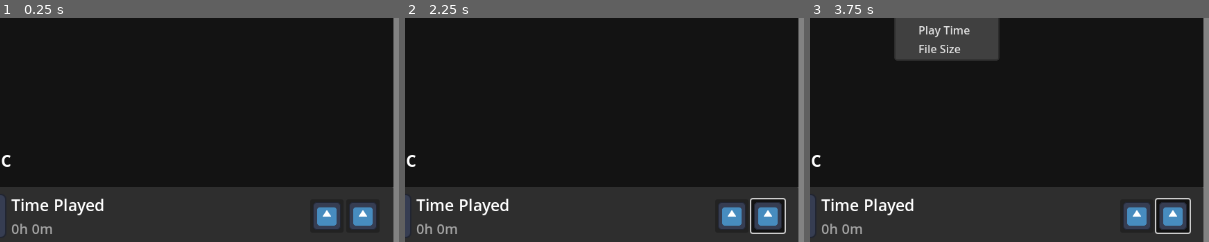
Above: before the commit, frames 1-3 (left to right).
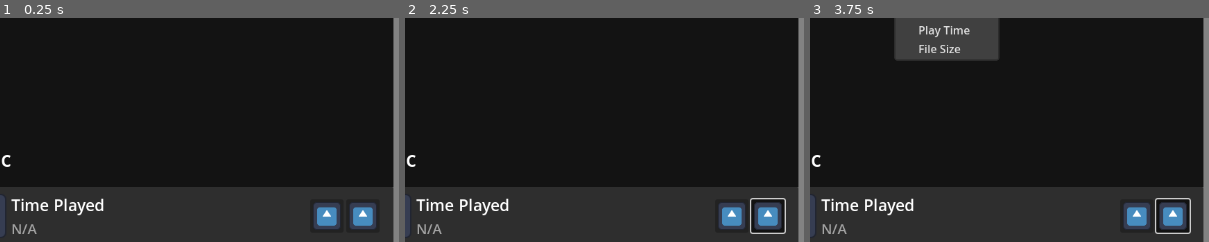
Above: after the commit, the same moments.

Repository: Do0gler/DooglerLauncherV3
Game: Godot game, scene res://scenes/MainScene.tscn
The game is run twice, just before and just after one commit, with the same random seed, the same clock (stepped at 60 frames per second) and the same inputs. The engine's default icon, where the game draws it, is replaced by a stand-in: a white triangle on a blue panel in a dark square.
Inputs (mouse positions are % of the whole screen's width and height, from its top left):
- Up to frame 1 (0.25 s): no input
- Up to frame 2 (2.25 s): click (39, 3) at 0.52 s; type "12" at 0.6 s; click "Install" at 1.25 s; click (95, 59) at 2 s
- Up to frame 3 (3.75 s): click "Doogler Launcher" at 2.75 s; click "Sort" at 3.5 s
The pictures show only the part of the screen within x 50-100%, y 15-65%; the shares and areas given below are measured in that part.

The runs differ from the first frame. In frame 1, 0.3% of the frame differs, in the area x 3-14%, y 91-97%; in frame 2, 0.3%; in frame 3, 0.3%.
Error in both runs: Cannot call method 'close' on a null value. (res://scripts/manager.gd:36)

Commit message:
Implement play time tracking

Diff:
--- a/Scripts/Globals/cache_manager.gd
+++ b/Scripts/Globals/cache_manager.gd
@@ -250,7 +250,7 @@
 
 	var game_cache: Dictionary = game_data_cache_index.get(game_id)
 	game_data.favorited = game_cache.get("favorited", false)
-	game_data.playtime_secs = game_cache.get("playtime_secs", 0)
+	game_data.playtime_secs = game_cache.get("playtime_secs", 0.0)
 
 	if game_cache.has("file_size_mb"):
 		game_data.file_size_mb = game_cache.get("file_size_mb")
@@ -267,6 +267,16 @@
 
 	game_cache.set(key, value)
 	save_game_data_cache_index()
+
+
+## Gets a value in the game data cache
+func get_game_cache_entry(game_id: String, key: Variant, default: Variant = null) -> Variant:
+	if not game_data_cache_index.has(game_id):
+		return default
+
+	var game_cache: Dictionary = game_data_cache_index.get(game_id)
+
+	return game_cache.get(key, default)
 
 
 ## Clear image cache data and delete cached images for a game
--- a/Scripts/Globals/game_launcher.gd
+++ b/Scripts/Globals/game_launcher.gd
@@ -1,14 +1,19 @@
 extends Node
 
+
 var current_game_pid := 0
-var launched_game_id: StringName
+var launched_game: GameData
+
+var game_start_time := 0.0
 
 func _process(_delta: float) -> void:
-	if launched_game_id: # A game is currently running
+	if launched_game != null: # A game is currently running
 		if not OS.is_process_running(current_game_pid):
+			_record_play_session()
 			current_game_pid = 0
-			launched_game_id = &""
+			launched_game = null
 			SettingsManager.ui_manager.display_game(SettingsManager.manager.selected_game)
+
 
 func launch_game(game: GameData) -> void:
 	if not InstallManager.game_is_installed(game):
@@ -19,7 +24,8 @@
 	if game.executable_name.get_extension() == "exe":
 		var error := _launch_exe(executable_path)
 		if error == OK:
-			launched_game_id = game.game_id
+			launched_game = game
+			game_start_time = Time.get_unix_time_from_system()
 		else:
 			push_error("Failed to launch " + game.game_name)
 	else: # Game file is HTML
@@ -34,8 +40,9 @@
 
 	var error := OS.kill(current_game_pid)
 	if error == OK:
+		_record_play_session()
 		current_game_pid = 0
-		launched_game_id = &""
+		launched_game = null
 
 
 func _launch_exe(path: String) -> Error:
@@ -55,3 +62,15 @@
 		return FAILED
 	else:
 		return OK
+
+
+func _record_play_session() -> void:
+	if game_start_time > 0:
+		var session_duration := Time.get_unix_time_from_system() - game_start_time
+		var total_playtime: float = CacheManager.get_game_cache_entry(launched_game.game_id, "playtime_secs", 0.0)
+		var new_playtime := total_playtime + session_duration
+
+		launched_game.playtime_secs = new_playtime
+		CacheManager.set_game_cache_entry(launched_game.game_id, "playtime_secs", new_playtime)
+
+		game_start_time = 0.0
--- a/Scripts/Globals/install_manager.gd
+++ b/Scripts/Globals/install_manager.gd
@@ -1,17 +1,6 @@
 extends Node
 
 var current_http: HTTPRequest
-
-## Creates the game installation directory if it does not exist
-func ensure_game_folder(game_id: String) -> void:
-	var dir = DirAccess.open("user://")
-
-	if not dir.dir_exists("library"):
-		dir.make_dir("library")
-
-	var game_install_dir := "library/" + game_id
-	if not dir.dir_exists(game_install_dir):
-		dir.make_dir_recursive(game_install_dir)
 
 
 ## Installs a game
@@ -21,7 +10,7 @@
 	current_http = HTTPRequest.new()
 	add_child(current_http)
 
-	ensure_game_folder(game_id)
+	_ensure_game_folder(game_id)
 
 	var temp_file := FileAccess.create_temp(2, game_id,".zip")
 	if temp_file == null:
@@ -36,7 +25,7 @@
 	if error != OK:
 		push_error("Failed to download ", game.game_name)
 	else:
-		extract_zip_file(temp_file, get_game_install_dir_path(game))
+		_extract_zip_file(temp_file, get_game_install_dir_path(game))
 
 	current_http.queue_free()
 	current_http = null
@@ -46,48 +35,7 @@
 ## Uninstalls a game
 func uninstall_game(game: GameData) -> void:
 	var path = get_game_install_dir_path(game)
-	recursive_delete_game(path)
-
-
-## Recursive function to delete all files in a directory
-func recursive_delete_game(dirPath) -> void:
-	var dir = DirAccess.open(dirPath)
-	dir.list_dir_begin()
-	var fileName = dir.get_next()
-	while fileName != "":
-		var filePath = dirPath + "/" + fileName
-		if dir.current_is_dir():
-			recursive_delete_game(filePath)
-		else:
-			print("Deleting: " + filePath)
-			var error := DirAccess.remove_absolute(filePath)
-			if error != OK:
-				push_error("Failed to delete file ", filePath)
-		fileName = dir.get_next()
-	dir.list_dir_end()
-	DirAccess.remove_absolute(dirPath)
-
-
-## Extracts a zip file to the provided path
-func extract_zip_file(zip_file: FileAccess, extract_to_path: String) -> void:
-	var dir := DirAccess.open(extract_to_path)
-	var reader := ZIPReader.new()
-	var err := reader.open(zip_file.get_path_absolute())
-
-	if err != OK:
-		push_error("Could not extract game zip")
-
-	for file in reader.get_files():
-		if file.ends_with("/"):
-			continue
-		var file_base_dir = file.get_base_dir()
-		if !dir.dir_exists(file_base_dir):
-			dir.make_dir_recursive(file_base_dir)
-		var new_file_path = extract_to_path.path_join(file)
-		var new_file = FileAccess.open(new_file_path, FileAccess.WRITE)
-		new_file.store_buffer(reader.read_file(file))
-
-	reader.close()
+	_recursive_delete_game(path)
 
 
 ## Calculates the install progress of the current http request
@@ -124,3 +72,56 @@
 ## Get game executable path
 func get_game_executable_path(game: GameData) -> String:
 	return get_game_install_dir_path(game) + "/" + game.executable_name
+
+
+## Creates the game installation directory if it does not exist
+func _ensure_game_folder(game_id: String) -> void:
+	var dir = DirAccess.open("user://")
+
+	if not dir.dir_exists("library"):
+		dir.make_dir("library")
+
+	var game_install_dir := "library/" + game_id
+	if not dir.dir_exists(game_install_dir):
+		dir.make_dir_recursive(game_install_dir)
+
+
+## Recursive function to delete all files in a directory
+func _recursive_delete_game(dirPath) -> void:
+	var dir = DirAccess.open(dirPath)
+	dir.list_dir_begin()
+	var fileName = dir.get_next()
+	while fileName != "":
+		var filePath = dirPath + "/" + fileName
+		if dir.current_is_dir():
+			_recursive_delete_game(filePath)
+		else:
+			print("Deleting: " + filePath)
+			var error := DirAccess.remove_absolute(filePath)
+			if error != OK:
+				push_error("Failed to delete file ", filePath)
+		fileName = dir.get_next()
+	dir.list_dir_end()
+	DirAccess.remove_absolute(dirPath)
+
+
+## Extracts a zip file to the provided path
+func _extract_zip_file(zip_file: FileAccess, extract_to_path: String) -> void:
+	var dir := DirAccess.open(extract_to_path)
+	var reader := ZIPReader.new()
+	var err := reader.open(zip_file.get_path_absolute())
+
+	if err != OK:
+		push_error("Could not extract game zip")
+
+	for file in reader.get_files():
+		if file.ends_with("/"):
+			continue
+		var file_base_dir = file.get_base_dir()
+		if !dir.dir_exists(file_base_dir):
+			dir.make_dir_recursive(file_base_dir)
+		var new_file_path = extract_to_path.path_join(file)
+		var new_file = FileAccess.open(new_file_path, FileAccess.WRITE)
+		new_file.store_buffer(reader.read_file(file))
+
+	reader.close()
--- a/Scripts/UIElements/screenshot.gd
+++ b/Scripts/UIElements/screenshot.gd
@@ -4,5 +4,5 @@
 func set_screenshot(screenshot: Texture2D) -> void:
 	$Screenshot.texture = screenshot
 
-func connect_button(callable: Callable):
+func connect_button(callable: Callable) -> void:
 	$Button.pressed.connect(callable)
--- a/Scripts/ui_manager.gd
+++ b/Scripts/ui_manager.gd
@@ -64,7 +64,10 @@
 	%GameLogo.texture = game.icon
 	%GameBackground.texture = game.background
 	%GameNameLabel.text = game.game_name
-	%PlaytimeLabel.text = GameData.secs_to_time_string(game.playtime_secs)
+	if game.executable_name.get_extension() == "html":
+		%PlaytimeLabel.text = "N/A"
+	else:
+		%PlaytimeLabel.text = GameData.secs_to_time_string(game.playtime_secs)
 	%GameDescription.text = game.description
 	%DateLabel.text = _format_game_info("Date", game.creation_date)
 	%EngineLabel.text = _format_game_info("Engine", game.engine)
@@ -73,7 +76,7 @@
 	%FavoriteButton.set_pressed_no_signal(game.favorited)
 
 	if InstallManager.game_is_installed(game):
-		if GameLauncher.launched_game_id == game.game_id:
+		if GameLauncher.launched_game and GameLauncher.launched_game.game_id == game.game_id:
 			show_game_button(%StopButton)
 		else:
 			show_game_button(%PlayButton)
--- a/scripts/resources/game_data.gd
+++ b/scripts/resources/game_data.gd
@@ -28,7 +28,7 @@
 var screenshots: Array[Texture2D]
 
 var is_outdated := false
-var playtime_secs: int
+var playtime_secs: float
 var favorited: bool
 
 static func to_dict(data: GameData) -> Dictionary:
@@ -84,7 +84,9 @@
 
 	return data
 
-static func secs_to_time_string(secs: int) -> String:
+static func secs_to_time_string(time_secs: float) -> String:
+	var secs := floori(time_secs)
+
 	var time_string := "%dh %dm"
 
 	@warning_ignore("integer_division")
